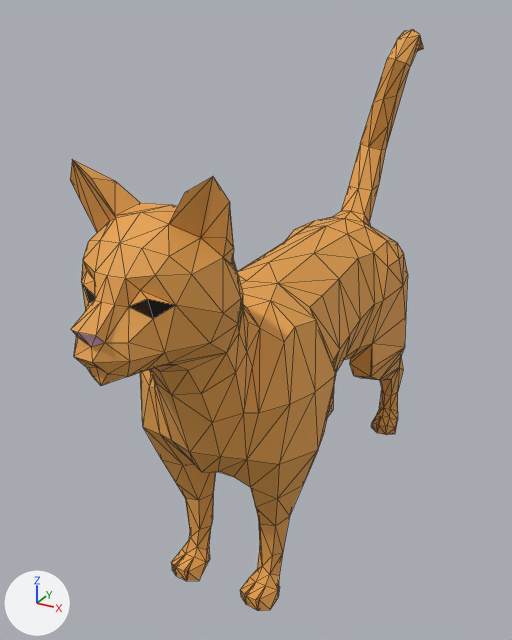
Before and after pictures for a commit that changed the glTF model models/cat.glb.
Both versions are drawn from a 50 mm lens placed at (0.48, -0.978, 0.869), pointed at (-0.027, -0.055, 0.408). Arrows for +X, +Y and +Z are at lower left; the lights stay in place. The picture after the commit comes second. Mesh edges are drawn as thin lines.

Names of what the first picture shows: 'node_0'.
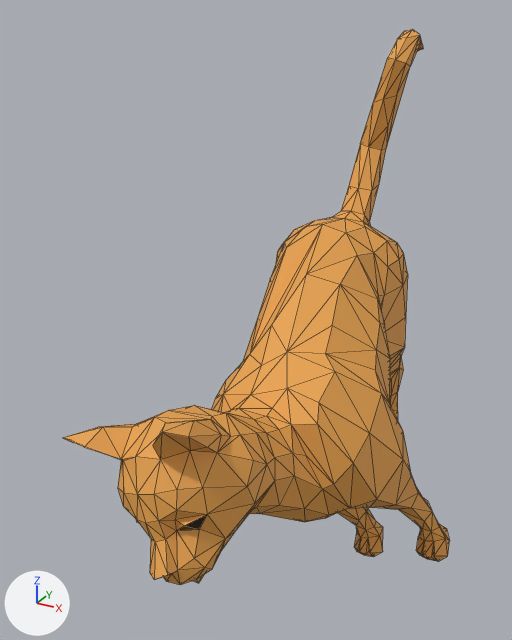
The newer file adds an action. The first version stands in its rest pose; the second is drawn at frame 15 of the action 'rigAction'.

The edits, one by one:
Bone 'ORG-spine.002' (bone_org_spine_002) turns from (0, 0, 0) to (35, 22, 6) degrees about its own x, y and z.

Pixel boxes [x1, y1, x2, y2] of what changed, in the pictures (512 x 640 px):
'node_0', posed (9% wider): before [70, 30, 423, 611]; after [64, 30, 449, 585]
bone 'ORG-spine.002', root to tip: before (315, 262) to (288, 278); after (315, 262) to (298, 308)
